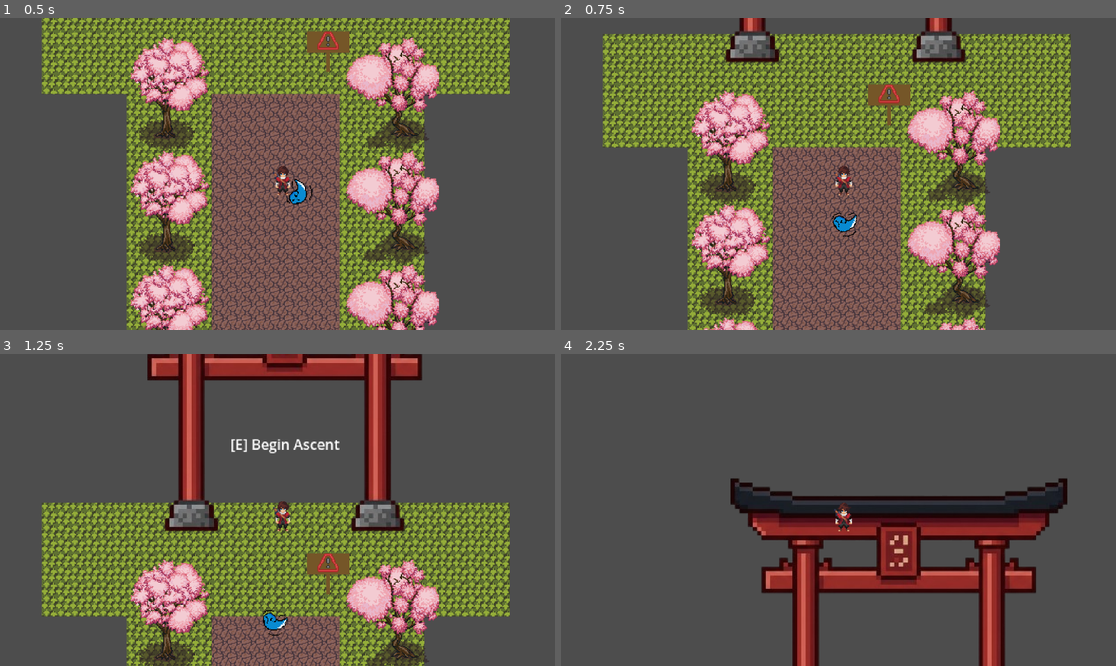
Above: before the commit, frames 1-4 (two rows, left to right).
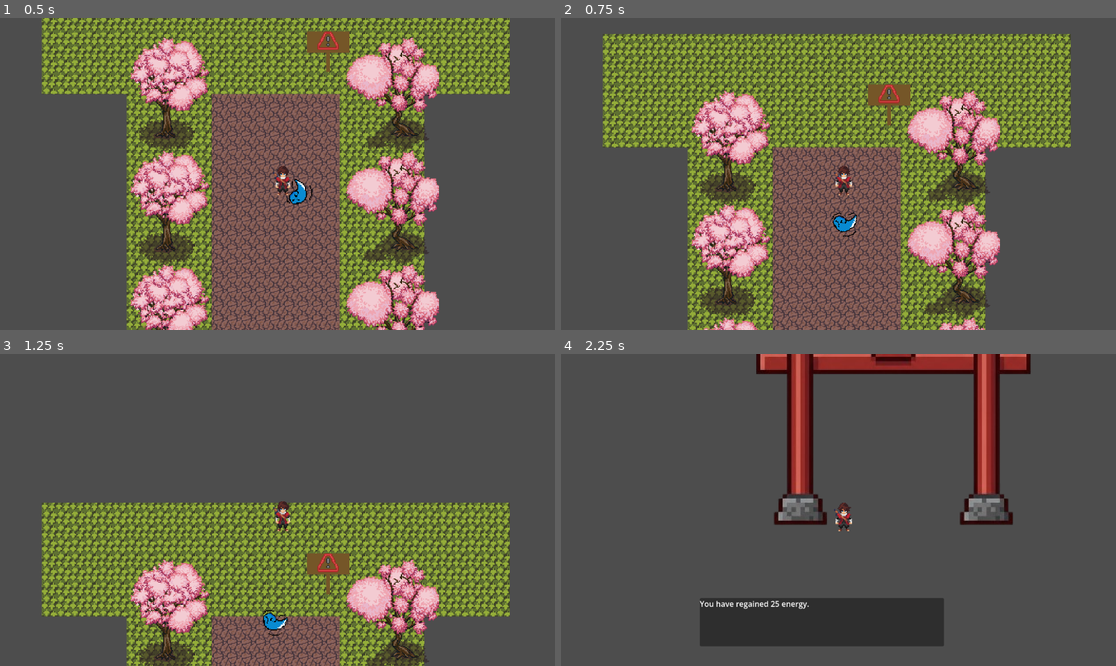
Above: after the commit, the same moments.

Repository: midnightsnackoreos-prog/Steps
Game: Godot game, scene res://Collaborations/game.tscn
Two runs of this game, one before a commit and one after it. Both use one fixed random seed, a clock stepped at 60 frames per second and the inputs below.
Inputs:
- Up to frame 1 (0.5 s): no input
- Up to frame 2 (0.75 s): hold Up (up) from 0.53 s (still down); tap E (interact) at 0.6 s
- Up to frame 3 (1.25 s): keep holding Up (up)
- Up to frame 4 (2.25 s): tap E (interact) at 1.35, 2.1 s; release Up (up) at 2.03 s; hold Left (left) from 2.03 s (still down)

Frame 1 is identical in both runs. In frame 2, 2.1% of the frame differs, in the area x 29-73%, y 0-15%; in frame 3, 9.9%; in frame 4, 29%, in the area x 25-92%, y 0-100%.

Commit message:
moved shrine up

Diff:
--- a/Collaborations/game.tscn
+++ b/Collaborations/game.tscn
@@ -42,10 +42,13 @@
 grow_vertical = 2
 autowrap_mode = 3
 
-[node name="CollisionShape2D" parent="Shrine/Area2D" parent_id_path=PackedInt32Array(239808019, 1876874475) index="0" unique_id=1900596573]
+[node name="Area2D" parent="Shrine" index="1" unique_id=1876874475]
+position = Vector2(-6, -247)
+
+[node name="CollisionShape2D" parent="Shrine/Area2D" index="0" unique_id=1900596573]
 position = Vector2(-2, 78)
 
-[node name="InteractLabel" parent="Shrine/Area2D" parent_id_path=PackedInt32Array(239808019, 1876874475) index="2" unique_id=1091388719]
+[node name="InteractLabel" parent="Shrine/Area2D" index="2" unique_id=1091388719]
 offset_left = -61.0
 offset_top = 40.0
 offset_right = 63.0
